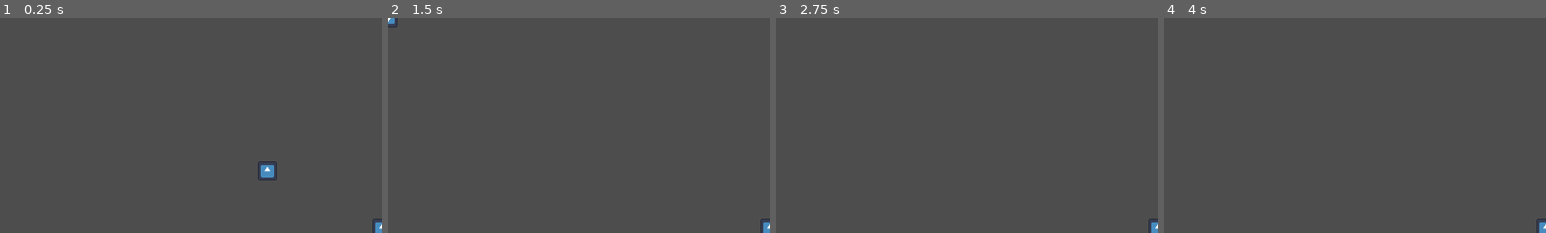
Above: before the commit, frames 1-4 (left to right).
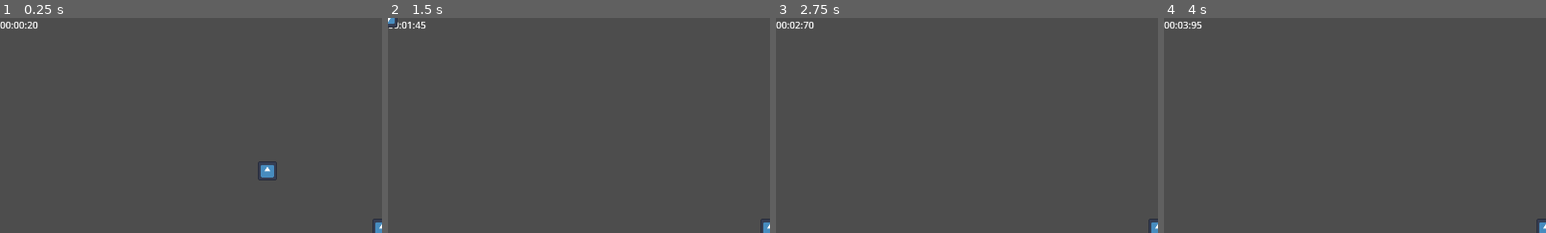
Above: after the commit, the same moments.

Repository: Piqulsky/buasgamejam0225
Game: Godot game, scene res://Scenes/battle_scene.tscn
Two runs of this game, one before a commit and one after it. Both use one fixed random seed, a clock stepped at 60 frames per second and the inputs below. The engine's default icon, where the game draws it, is replaced by a stand-in: a white triangle on a blue panel in a dark square.
Inputs (mouse positions are % of the whole screen's width and height, from its top left):
- Up to frame 1 (0.25 s): no input
- Up to frame 2 (1.5 s): click (98, 4) at 0.5 s; click (98, 84) at 1.25 s
- Up to frame 3 (2.75 s): click (5, 93) at 2 s
- Up to frame 4 (4 s): click (5, 93) at 2.75 s; click (98, 4) at 3.5 s
The pictures show only the part of the screen within x 0-50%, y 0-50%; the shares and areas given below are measured in that part.

The runs differ from the first frame. In frame 1, 0.2% of the frame differs, in the area x 0-10%, y 1-5%; in frame 2, 0.1%; in frame 3, 0.2%; in frame 4, 0.2%.
Error in both runs: Cannot call method 'queue_free' on a previously freed instance. (res://Scripts/BattleScene.gd:62)

Commit message:
Added timer

Diff:
--- a/buasgamejam/Scenes/battle_scene.tscn
+++ b/buasgamejam/Scenes/battle_scene.tscn
@@ -1,8 +1,9 @@
-[gd_scene load_steps=7 format=3 uid="uid://bccw4n27f5i0b"]
+[gd_scene load_steps=8 format=3 uid="uid://bccw4n27f5i0b"]
 
 [ext_resource type="Script" path="res://Scripts/BattleScene.gd" id="1_fr4jw"]
 [ext_resource type="Texture2D" uid="uid://psa0q21lf1wp" path="res://Art/icon.svg" id="1_l15qv"]
 [ext_resource type="PackedScene" uid="uid://d0434v71to13p" path="res://Scenes/heart.tscn" id="1_ya8ah"]
+[ext_resource type="Script" path="res://Scripts/BattleHUD.gd" id="3_k4yb5"]
 [ext_resource type="Script" path="res://Scripts/BuildingButton.gd" id="4_relvr"]
 
 [sub_resource type="RectangleShape2D" id="RectangleShape2D_mw1k4"]
@@ -16,19 +17,20 @@
 
 [node name="HeartStatic" parent="." instance=ExtResource("1_ya8ah")]
 
-[node name="Control" type="Control" parent="."]
+[node name="BattleHUD" type="Control" parent="."]
 layout_mode = 3
 anchors_preset = 0
 offset_right = 1280.0
 offset_bottom = 736.0
+script = ExtResource("3_k4yb5")
 
-[node name="PlanningButtonsPanel" type="Panel" parent="Control"]
+[node name="PlanningButtonsPanel" type="Panel" parent="BattleHUD"]
 layout_mode = 0
 offset_left = 1216.0
 offset_right = 1280.0
 offset_bottom = 704.0
 
-[node name="BuildingButton" type="TextureButton" parent="Control/PlanningButtonsPanel"]
+[node name="BuildingButton" type="TextureButton" parent="BattleHUD/PlanningButtonsPanel"]
 layout_mode = 0
 offset_right = 64.0
 offset_bottom = 64.0
@@ -37,7 +39,7 @@
 stretch_mode = 0
 script = ExtResource("4_relvr")
 
-[node name="RemoveButton" type="TextureButton" parent="Control/PlanningButtonsPanel"]
+[node name="RemoveButton" type="TextureButton" parent="BattleHUD/PlanningButtonsPanel"]
 layout_mode = 0
 offset_top = 576.0
 offset_right = 64.0
@@ -46,13 +48,13 @@
 ignore_texture_size = true
 stretch_mode = 0
 
-[node name="BattlePanel" type="Panel" parent="Control"]
+[node name="BattlePanel" type="Panel" parent="BattleHUD"]
 layout_mode = 0
 offset_top = 640.0
 offset_right = 512.0
 offset_bottom = 736.0
 
-[node name="PlayButton" type="TextureButton" parent="Control/BattlePanel"]
+[node name="PlayButton" type="TextureButton" parent="BattleHUD/BattlePanel"]
 layout_mode = 0
 offset_left = 32.0
 offset_right = 96.0
@@ -60,6 +62,16 @@
 texture_normal = ExtResource("1_l15qv")
 ignore_texture_size = true
 stretch_mode = 0
+
+[node name="Score" type="Label" parent="BattleHUD"]
+layout_mode = 0
+offset_right = 40.0
+offset_bottom = 23.0
+text = "00:00:00"
+
+[node name="ScoreTimer" type="Timer" parent="BattleHUD"]
+wait_time = 0.05
+autostart = true
 
 [node name="BuildableArea" type="Area2D" parent="."]
 collision_layer = 2
@@ -76,6 +88,7 @@
 [node name="CollisionShape2D" type="CollisionShape2D" parent="MousePoint"]
 shape = SubResource("CircleShape2D_xvomj")
 
-[connection signal="pressed" from="Control/PlanningButtonsPanel/BuildingButton" to="." method="_on_wall_button_pressed"]
-[connection signal="pressed" from="Control/PlanningButtonsPanel/RemoveButton" to="." method="_on_remove_button_pressed"]
-[connection signal="pressed" from="Control/BattlePanel/PlayButton" to="." method="_on_play_button_pressed"]
+[connection signal="pressed" from="BattleHUD/PlanningButtonsPanel/BuildingButton" to="." method="_on_wall_button_pressed"]
+[connection signal="pressed" from="BattleHUD/PlanningButtonsPanel/RemoveButton" to="." method="_on_remove_button_pressed"]
+[connection signal="pressed" from="BattleHUD/BattlePanel/PlayButton" to="." method="_on_play_button_pressed"]
+[connection signal="timeout" from="BattleHUD/ScoreTimer" to="BattleHUD" method="_on_score_timer_timeout"]
--- /dev/null
+++ b/buasgamejam/Scripts/BattleHUD.gd
@@ -0,0 +1,23 @@
+extends Control
+
+var time := 0
+
+# Called when the node enters the scene tree for the first time.
+func _ready() -> void:
+	pass # Replace with function body.
+
+
+# Called every frame. 'delta' is the elapsed time since the previous frame.
+func _process(delta: float) -> void:
+	pass
+
+
+func _on_score_timer_timeout() -> void:
+	time += 5
+	var minutes = floor(time / 6000)
+	var m_zero = "" if minutes >= 10 else "0"
+	var seconds = floor((time % 6000) / 100)
+	var s_zero = "" if seconds >= 10 else "0"
+	var miliseconds = time % 100
+	var l_zero = "" if miliseconds >= 10 else "0"
+	$Score.text = "%s%d:%s%d:%s%d" % [m_zero, minutes, s_zero, seconds, l_zero, miliseconds]
